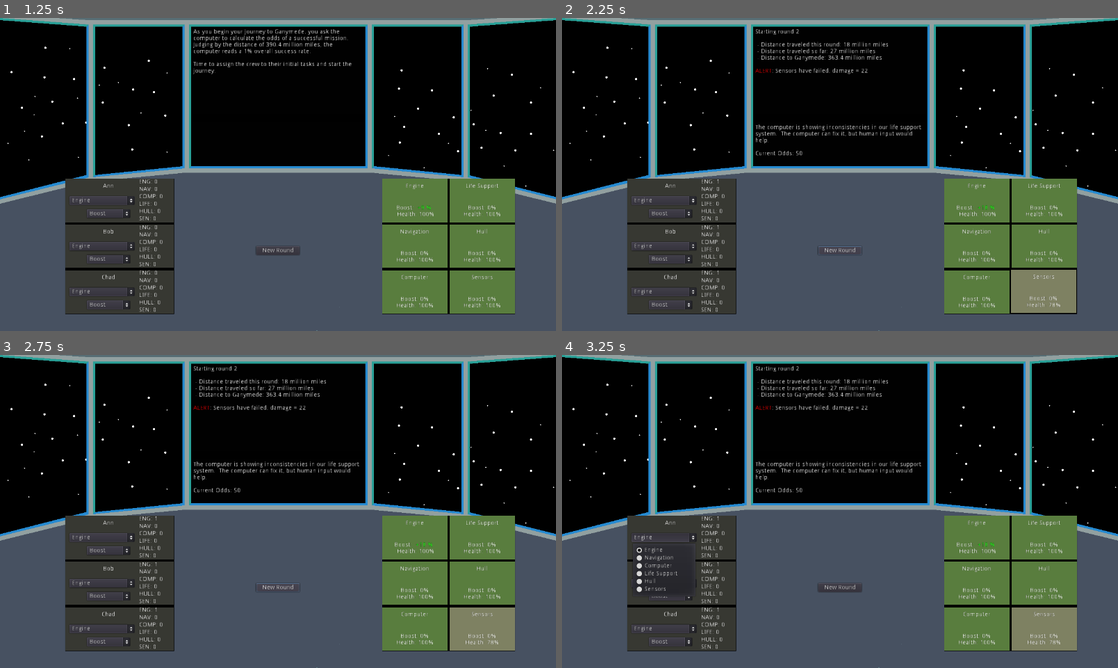
Above: before the commit, frames 1-4 (two rows, left to right).
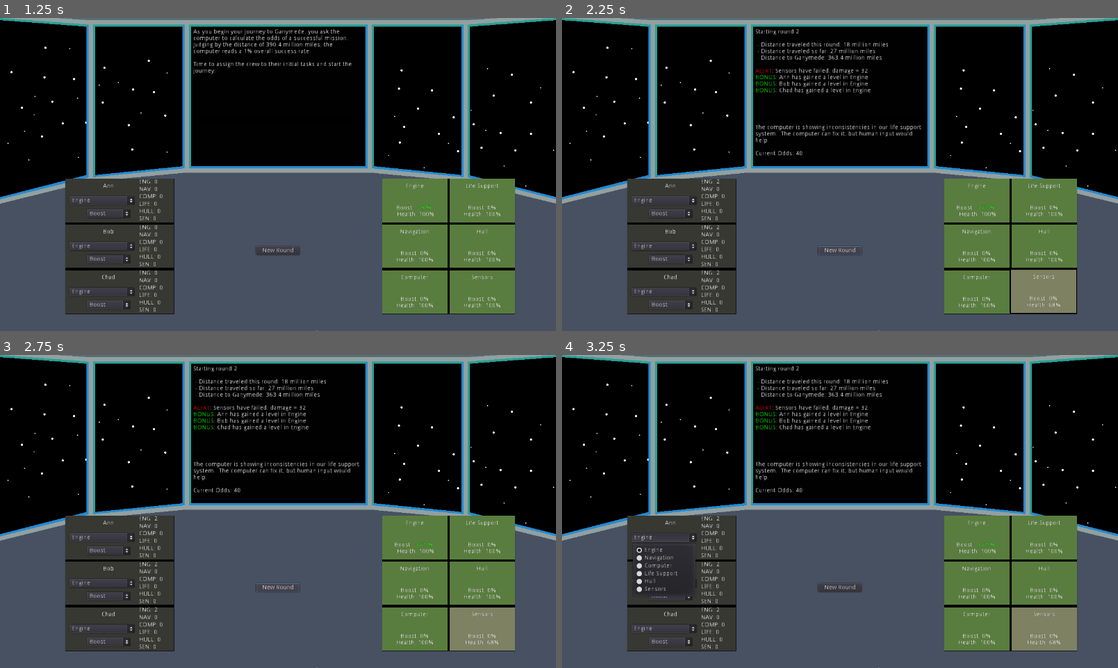
Above: after the commit, the same moments.

Repository: cparlette/alwaystellmetheodds
Game: Godot game, scene res://MainMenu.tscn
Two runs of this game, one before a commit and one after it. Both use one fixed random seed, a clock stepped at 60 frames per second and the inputs below.
Inputs:
- Up to frame 1 (1.25 s): click "New Game" at 0.5 s
- Up to frame 2 (2.25 s): click "New Round" at 1.25 s; click "New Round" at 2 s
- Up to frame 3 (2.75 s): no input
- Up to frame 4 (3.25 s): click "Engine" at 2.75 s

Frame 1 is identical in both runs. In frame 2, 0.4% of the frame differs, in the area x 27-88%, y 16-93%; in frame 3, 0.4%, in the area x 27-89%, y 16-93%; in frame 4, 0.4%.

Commit message:
Difficulty adjustment

Diff:
--- a/globals.gd
+++ b/globals.gd
@@ -23,8 +23,8 @@
 const xpLevels = {
 	0: 0,
 	1: 5,
-	2: 20,
-	3: 40,
+	2: 10,
+	3: 30,
 	4: 65,
 	5: 95,
 	6: 130,
@@ -50,37 +50,37 @@
 	0: {
 		"text": "Sir, we are approaching an asteroid belt.  Putting a crew member on navigation should help us avoid collisions.  If any of those rocks hit us, we're going to take some damage",
 		"helpingModule": MODULE_TYPE.NAVIGATION,
-		"startingOdds": 50,
+		"startingOdds": 40,
 		"failure": {"moduleId": MODULE_TYPE.HULL, "failText": "[color=red]ALERT[/color]: Asteroids strike the hull, damage = "}
 	},
 	1: {
 		"text": "The computer is showing inconsistencies in our life support system.  The computer can fix it, but human input would help.",
 		"helpingModule": MODULE_TYPE.COMPUTER,
-		"startingOdds": 50,
+		"startingOdds": 40,
 		"failure": {"moduleId": MODULE_TYPE.LIFE_SUPPORT, "failText": "[color=red]ALERT[/color]: Life Support system failure, damage = "}
 	},
 	2: {
 		"text": "There's some debris buildup on the outside of the ship, which might affect our sensors.  One of the crew can go clean the hull to help.",
 		"helpingModule": MODULE_TYPE.HULL,
-		"startingOdds": 50,
+		"startingOdds": 40,
 		"failure": {"moduleId": MODULE_TYPE.SENSORS, "failText": "[color=red]ALERT[/color]: Sensors have failed, damage = "}
 	},
 	3: {
 		"text": "We're seeing some potential anomalies in the nav system.  More engine power can help recalibrate the bearings.",
 		"helpingModule": MODULE_TYPE.ENGINE,
-		"startingOdds": 50,
+		"startingOdds": 40,
 		"failure": {"moduleId": MODULE_TYPE.NAVIGATION, "failText": "[color=red]ALERT[/color]: Damage to the navigation module, damage = "}
 	},
 	4: {
 		"text": "The engine is overheating and leaking CO2.  Additional life support can help counteract the potential damage to the engine.",
 		"helpingModule": MODULE_TYPE.LIFE_SUPPORT,
-		"startingOdds": 50,
+		"startingOdds": 40,
 		"failure": {"moduleId": MODULE_TYPE.ENGINE, "failText": "[color=red]ALERT[/color]: Engine power decreased, damage = "}
 	},
 	5: {
 		"text": "Our computers are reporting a potential malfunction.  A crewmember can help find the root cause using the sensors.",
 		"helpingModule": MODULE_TYPE.SENSORS,
-		"startingOdds": 50,
+		"startingOdds": 40,
 		"failure": {"moduleId": MODULE_TYPE.COMPUTER, "failText": "[color=red]ALERT[/color]: Computer system failure, damage = "}
 	},
 }
